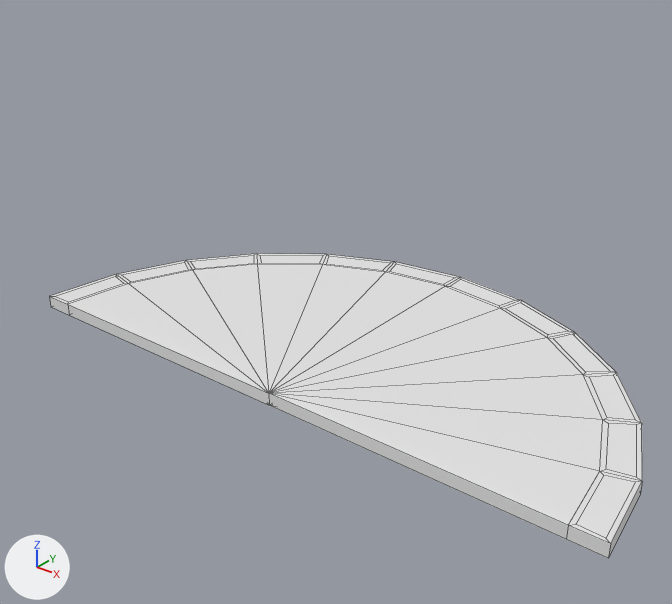
A saved change to the Blender file Ludum-Dare-36/Assets/3D Models/Sundial.blend.
Camera for both pictures: a camera (50 mm lens) standing at (7.65, -8.07, 6.97) and looking at (-0.02, 1.51, 1.02). The axes (+X, +Y, +Z) are drawn at lower left. The lights are the same throughout. Mesh edges are drawn as thin lines.
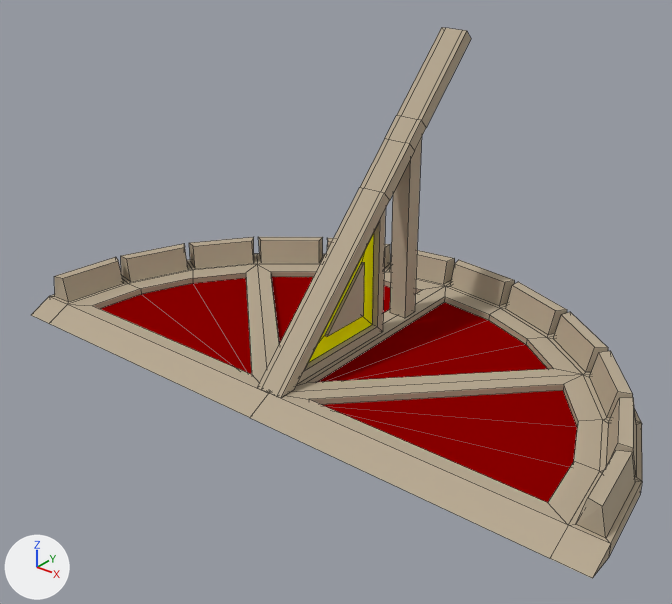
What differs and where, as boxes (x1, y1, x2, y2) in the pictures (672 x 604 px):
'Circle', reshaped (12% taller)
    before: (49, 254, 642, 558)
    after: (31, 237, 642, 578)
'Cube', added (beige)
    after: (257, 27, 471, 398)
    faces in mat_base (beige #b8a993): (257, 27, 471, 398)
    faces in mat_highlight2 (yellow #ffff00): (308, 233, 374, 363)
part 1 of me_circle, built on
    before: (49, 255, 636, 558)
    after: (31, 237, 636, 578)
part 2 of me_circle, recoloured (white to beige)
    both: (50, 254, 642, 558)

Diff of the bpy script that builds the scene:
```diff
--- a/Ludum-Dare-36/Assets/3D Models/Sundial.blend.py
+++ b/Ludum-Dare-36/Assets/3D Models/Sundial.blend.py
@@ mat_base @@
+mat_base = diffuse_material('Base')
+mat_base.base_color = (0.477, 0.399, 0.291)  # beige #b8a993
@@ mat_highlight @@
+mat_highlight = diffuse_material('Highlight')
+mat_highlight.base_color = (0.267, 0.0, 0.0)  # red #8d0000
@@ mat_highlight2 @@
+mat_highlight2 = diffuse_material('Highlight2')
+mat_highlight2.base_color = (1.0, 1.0, 0.0)  # yellow #ffff00
@@ me_circle @@
 # used by ob_circle; location = (0.0, 0.0, 0.0)
-me_circle.from_pydata(...)  # 102 vertices, 112 faces; spans x -5.0..5.0, y 0.0..5.0, z 0.0..0.2
+me_circle.from_pydata(...)  # 195 vertices, 206 faces; spans x -5.0..5.0, y -0.4..5.0, z 0.0..0.6
+# me_circle part 1
+# 28 faces are deleted
+# 68 vertices are added at x -4.83..4.83, y 0.04..4.83, z 0.1..0.6
+# 5 new vertices lie (0.0, -0.4, -0.2) away from vertices in x -5.0..5.0, y 0.0, z 0.2
+# 20 new vertices lie (0.0, 0.0, 0.1) away from vertices in x -4.14..4.14, y 0.22..4.14, z 0.1
+# 110 new faces join them, mat_base (beige #b8a993)
+# 12 new faces join them, mat_highlight (red #8d0000)
+# me_circle part 2: 84 faces spanning x -5.0..5.0, y 0.0..5.0, z 0.0..0.2 switch from no material to mat_base (beige #b8a993)
+me_circle.materials.append(mat_highlight)  # red #8d0000
@@ me_cube @@
+me_cube.from_pydata(...)  # 70 vertices, 69 faces; spans x -0.22..0.22, y 0.0..4.48, z 0.0..4.34
+# faces by material slot: [63, 6]
+me_cube.materials.append(mat_base)  # beige #b8a993
+me_cube.materials.append(mat_highlight2)  # yellow #ffff00
@@ ob_cube @@
+ob_cube = bpy.data.objects.new('Cube', me_cube)
+ob_cube.location = (0.0, 0.0, 0.2)
```
